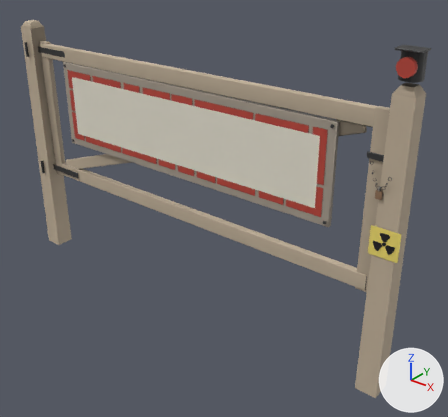
Two versions of the glTF model assets/models/props/warning_gate.glb, one commit apart.
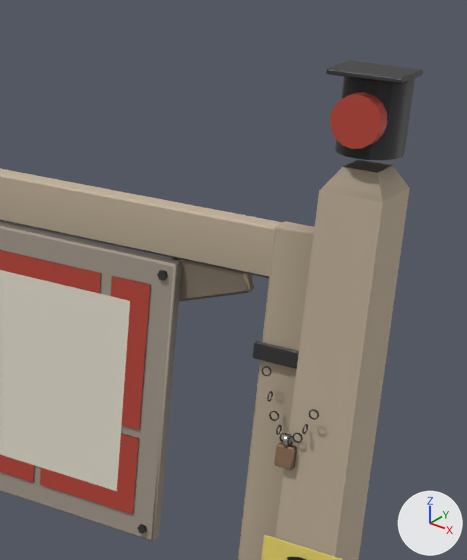
Each version appears first whole from a camera (50 mm lens) standing at (3.03, -3.29, 2.63) and looking at (0.33, 0.09, 0.54), and next in a close-up on the part from 60% to 100% of the width and 5% to 56% of the height. The lights are fixed; the arrows at lower right show +X, +Y and +Z. The older version's two pictures come first. Vertices at exactly the same position are counted once.

The first close-up shows 'static'.
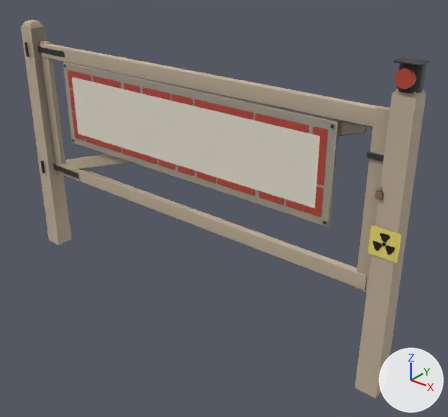
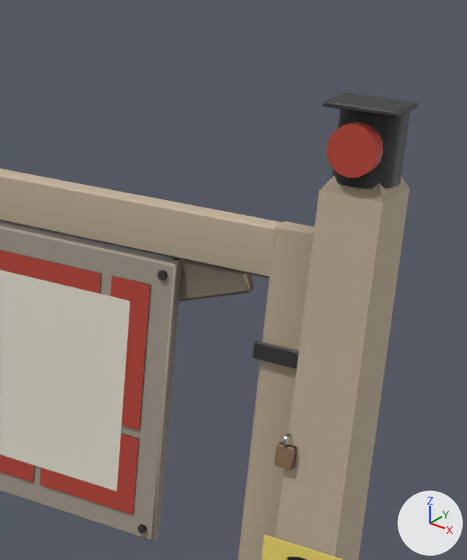
Location of each change, [x1, y1, x2, y2] in pixels of the close-ups (467 x 560 px; the box of a moved part takes in the faces that stretch with it):
'static', reshaped
    before: [0, 60, 423, 560]
    after: [0, 92, 418, 560]
part 1 of me_static, moved or reshaped
    before: [330, 93, 387, 149]
    after: [326, 122, 383, 178]
part 2 of me_static, moved or reshaped
    before: [335, 76, 415, 160]
    after: [332, 97, 410, 189]
part 3 of me_static, moved or reshaped
    before: [326, 60, 423, 84]
    after: [323, 92, 418, 117]
part 4 of me_static, deleted
    before: [261, 366, 319, 446]
part 5 of me_static, reshaped
    before: [278, 433, 295, 448]
    after: [278, 434, 295, 448]
part 6 of me_static, edited (looks the same)
    both: [100, 175, 409, 450]

The change, as a diff of the scene's bpy script:
```diff
--- a/assets/models/props/warning_gate.glb.py
+++ b/assets/models/props/warning_gate.glb.py
@@ me_static @@
 # used by ob_static; location = (0.0, 0.0, 0.0)
-me_static.from_pydata(...)  # 1186 vertices, 2208 faces; spans x -1.8..1.82, y -0.1..0.08, z -0.4..1.96
+me_static.from_pydata(...)  # 826 vertices, 1488 faces; spans x -1.8..1.82, y -0.1..0.08, z -0.4..1.89
+# me_static part 1: the loose piece of 34 vertices spanning x 1.67..1.77, y -0.09..-0.06, z 1.81..1.91 is moved by (0.0, 0.0, -0.06)
+# me_static part 2: the loose piece of 34 vertices spanning x 1.65..1.79, y -0.07..0.07, z 1.78..1.94 is moved by (0.0, 0.0, -0.06)
+# me_static part 3: the loose piece of 24 vertices spanning x 1.64..1.8, y -0.09..0.03, z 1.94..1.96 is moved by (0.0, 0.0, -0.07)
+# me_static part 4: 8 loose pieces with 320 vertices, spanning x 1.56..1.72, y -0.1..-0.05, z 1.12..1.28, are deleted
+# me_static part 5
+# 40 vertices are removed from x 1.63..1.65, y -0.08..-0.07, z 1.12..1.14
+# 145 faces are deleted
+# 16 vertices move within x 1.63..1.65, y -0.08..-0.07, z 1.12..1.14
+# 6 new faces join them, mat_rusty
+# 59 new faces join them, mat_steel
+# me_static part 6: 57 kept faces spanning x -1.6..1.79, y -0.1..0.07, z 0.43..1.75 get new vertex colours
 me_static.materials.append(mat_timber)
```
